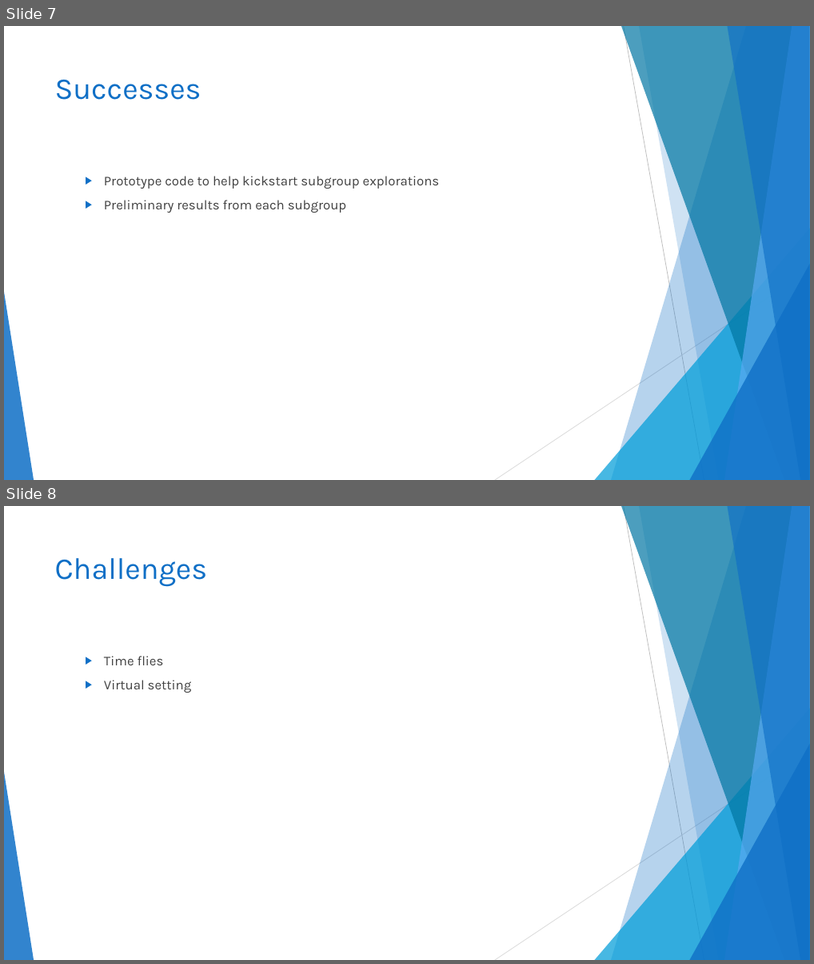
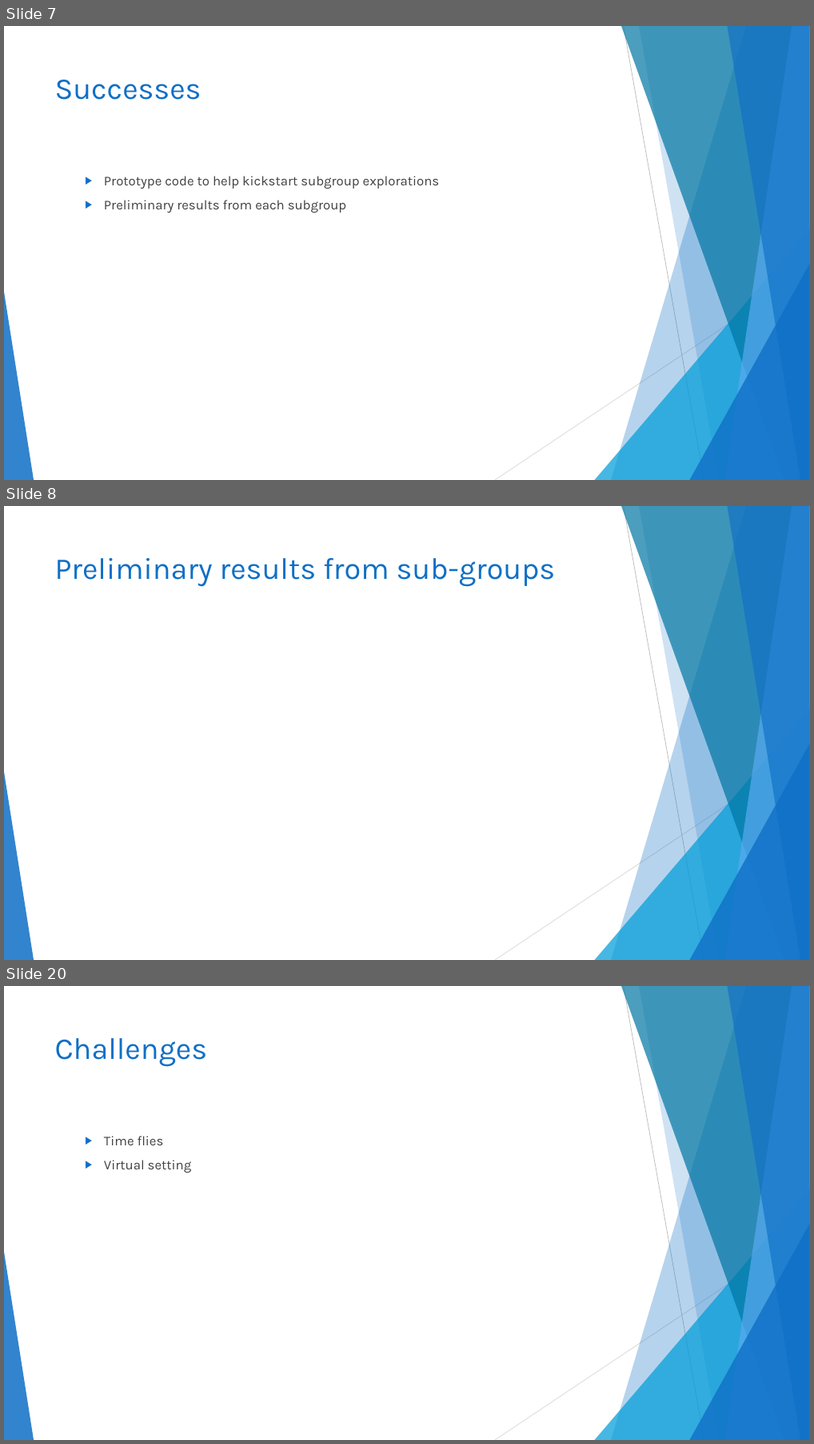
Before and after one commit to TESA-workshops/sim-geostat-survey, a slide deck: report/sim-geostat-survey-report.pptx. Shown one above the other, each under a label of ours: slides 7 and 8 before the commit, slides 7, 8 and 20 after it; the slides between them are not shown. The pictures are 814x964 and 814x1444 pixels, drawn with LibreOffice and Linux fonts; fonts in the diff are those of the drawing. Boxes give left, top, right and bottom in pixels: in the first picture for what was removed or moved away, otherwise in the second. Text is boxed around its words. In the diff, an @@ line names an element or a change of style, - is before the commit and + after.

```diff
--- a/report/sim-geostat-survey-report.pptx
+++ b/report/sim-geostat-survey-report.pptx
@@ slide 8 added at (x1=4, y1=506, x2=810, y2=960), background #FFFFFF; not listed: 10 template elements that a slide beside it also shows @@
@@ title added at (x1=55, y1=558, x2=556, y2=587), 36 pt, text #0F6FC6 @@
+Preliminary results from sub-groups
@@ what was slide 8 is now slide 20 @@
```
Also in this commit, not shown: 1 slide changed, 11 other slides added.
